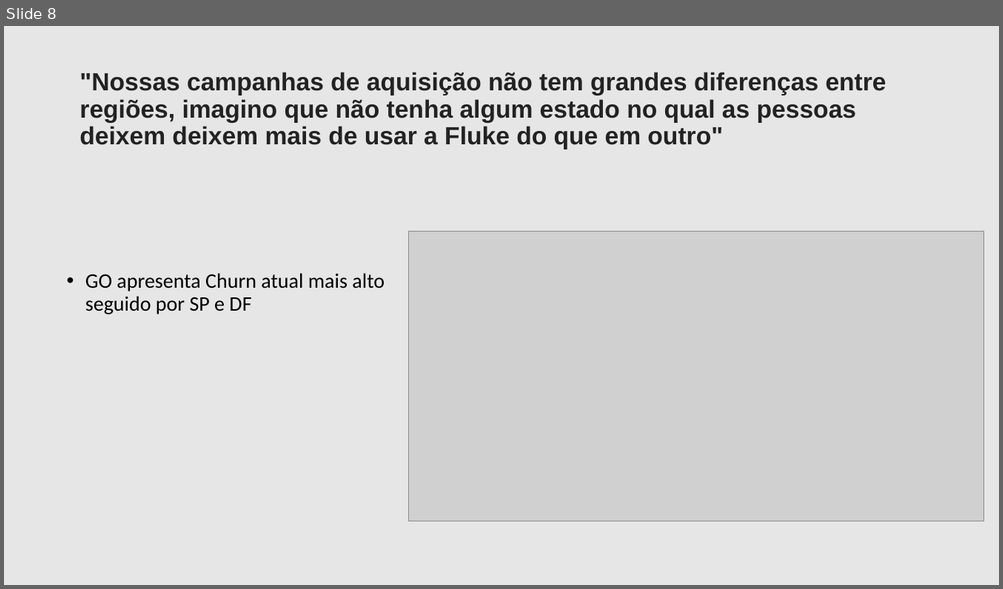
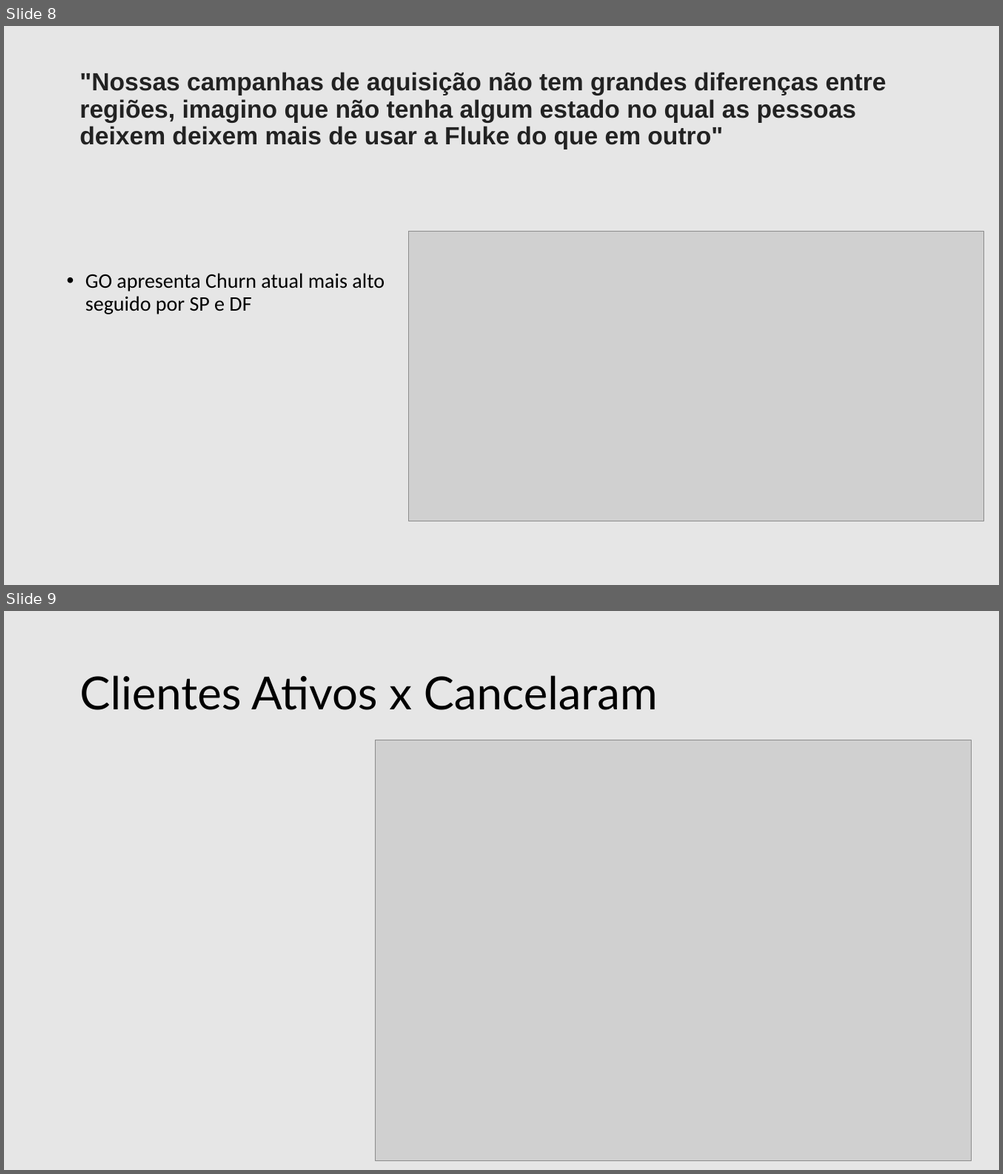
Before and after one commit to filipeaguiarrod/Fluke-Case, a slide deck: Churn_Case.pptx. Shown one above the other, each under a label of ours: slide 8 before the commit, slides 8 and 9 after it. The pictures are 1003x589 and 1003x1174 pixels, drawn with LibreOffice and Linux fonts; fonts in the diff are those of the drawing; grey boxes stand for pictures. Boxes give left, top, right and bottom in pixels: in the first picture for what was removed or moved away, otherwise in the second. Text is boxed around its words. In the diff, an @@ line names an element or a change of style, - is before the commit and + after.

```diff
--- a/Churn_Case.pptx
+++ b/Churn_Case.pptx
@@ slide 9 added at [4,611,999,1170], background #E6E6E6 @@
@@ title added at [79,675,657,710], 44 pt, text #000000 @@
+Clientes Ativos x Cancelaram
@@ picture added at [375,740,971,1162] @@
```
Also in this commit, not shown: 5 slides changed, 1 other slide added, 1 slide removed, 1 other file.
